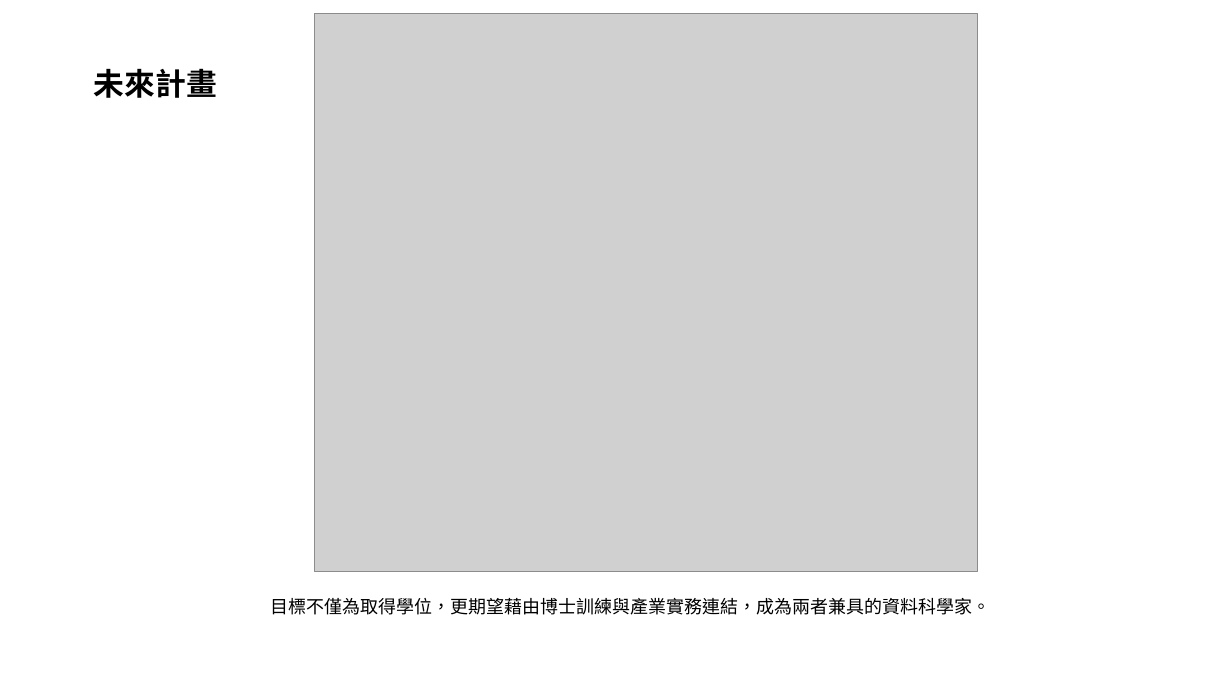
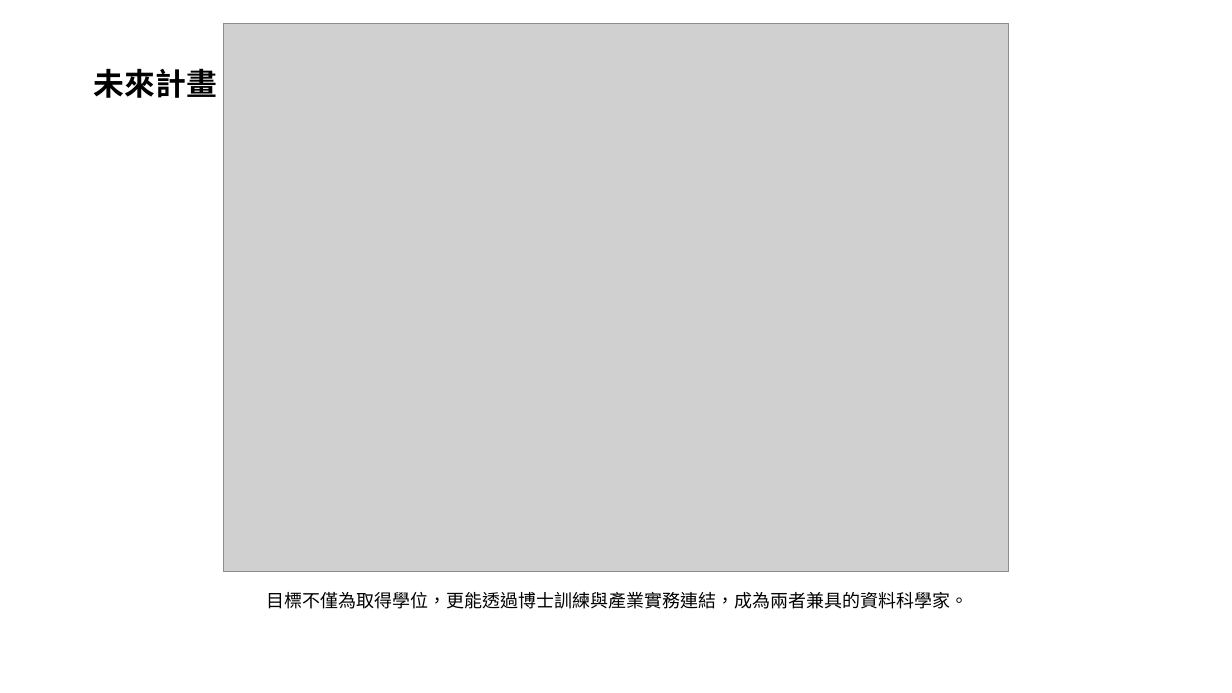
Before and after one commit to twcch/twcch, a slide deck: slide 6 of 博士班備審資料報告.pptx. Drawn at 1232x693 pixels with LibreOffice and Linux fonts; fonts in the diff are those of the drawing; grey boxes stand for pictures; background and template pictures are left out. Boxes give left, top, right and bottom in pixels: in the first picture for what was removed or moved away, otherwise in the second. Text is boxed around its words. In the diff, an @@ line names an element or a change of style, - is before the commit and + after.

```diff
--- a/博士班備審資料報告.pptx
+++ b/博士班備審資料報告.pptx
@@ picture: place and size @@
-picture at [314,14,978,572]
+picture at [224,23,1009,571]
@@ text at [266,592,968,609]: text changed @@
-目標不僅為取得學位，更期望藉由博士訓練與產業實務連結，成為兩者兼具的資料科學家。
+目標不僅為取得學位，更能透過博士訓練與產業實務連結，成為兩者兼具的資料科學家。
```
Also in this commit, not shown: 4 other slides changed, 1 other file.
